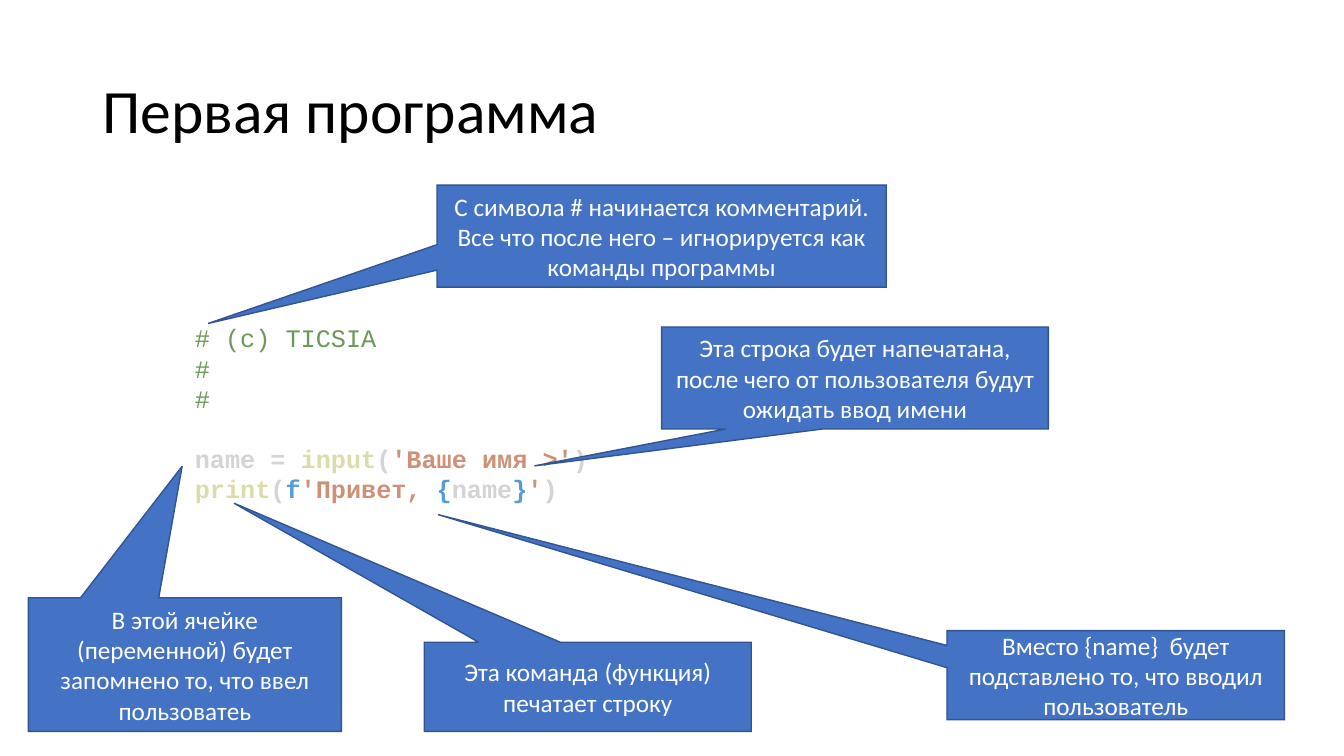
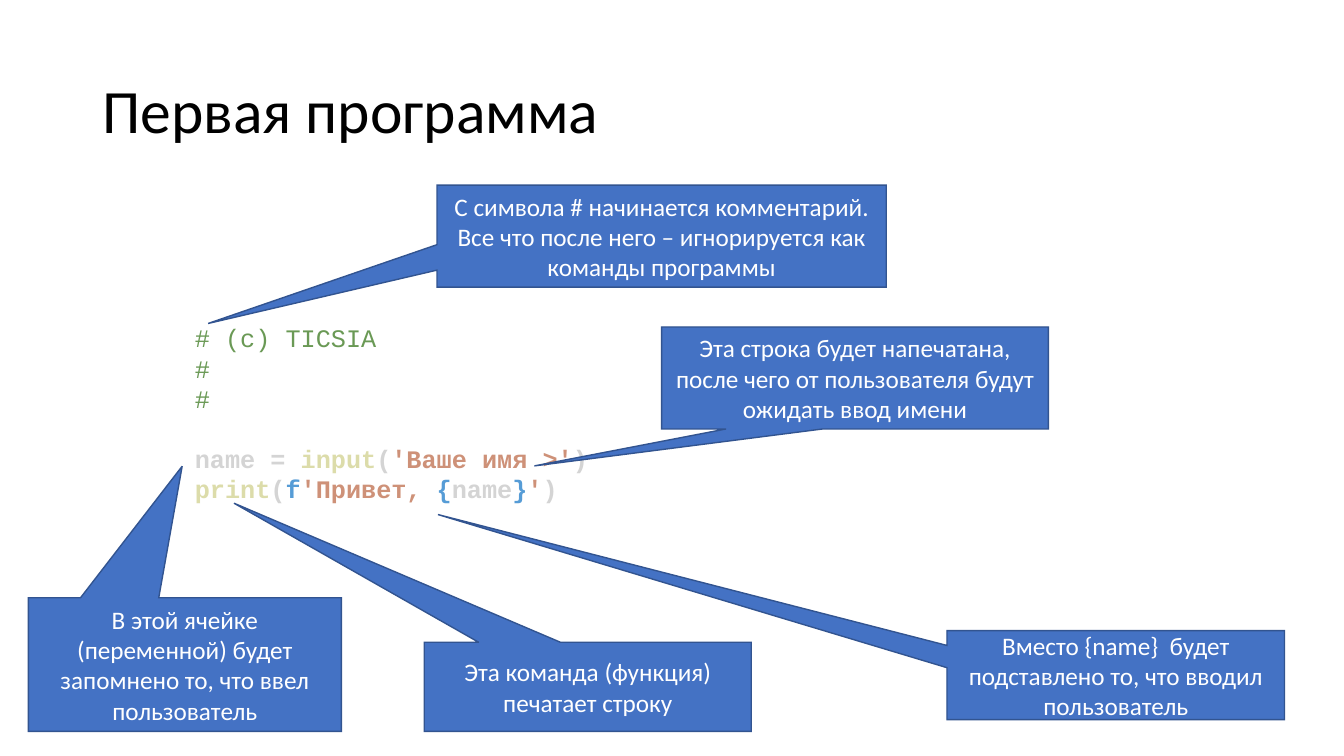
Before and after one commit to paveltsytovich/telegram-course, a slide deck: slide 6 of Presentation/Основы алгоритмизации и программирования.pptx. Drawn at 1344x756 pixels with LibreOffice and Linux fonts; fonts in the diff are those of the drawing. Boxes give left, top, right and bottom in pixels: in the first picture for what was removed or moved away, otherwise in the second. Text is boxed around its words. In the diff, an @@ line names an element or a change of style, - is before the commit and + after.

```diff
--- a/Presentation/Основы алгоритмизации и программирования.pptx
+++ b/Presentation/Основы алгоритмизации и программирования.pptx
@@ text in speech box at bbox=[60, 612, 309, 720]: text changed @@
-В этой ячейке (переменной) будет запомнено то, что ввел пользоватеь
+В этой ячейке (переменной) будет запомнено то, что ввел пользователь
```
Also in this commit, not shown: 2 slides added.
